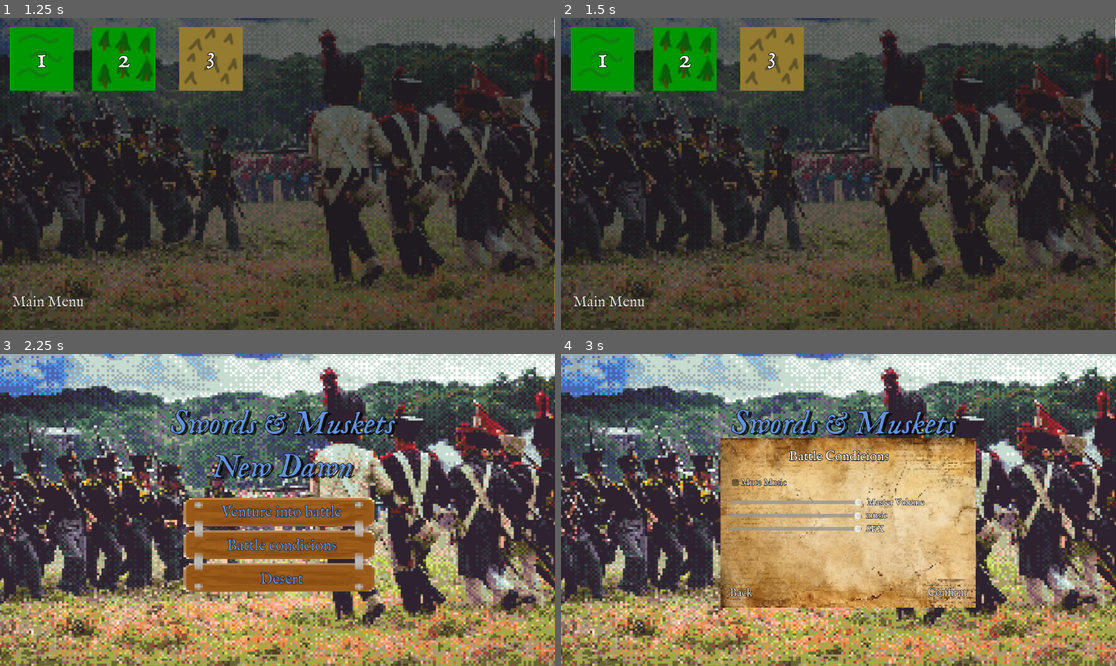
Above: before the commit, frames 1-4 (two rows, left to right).
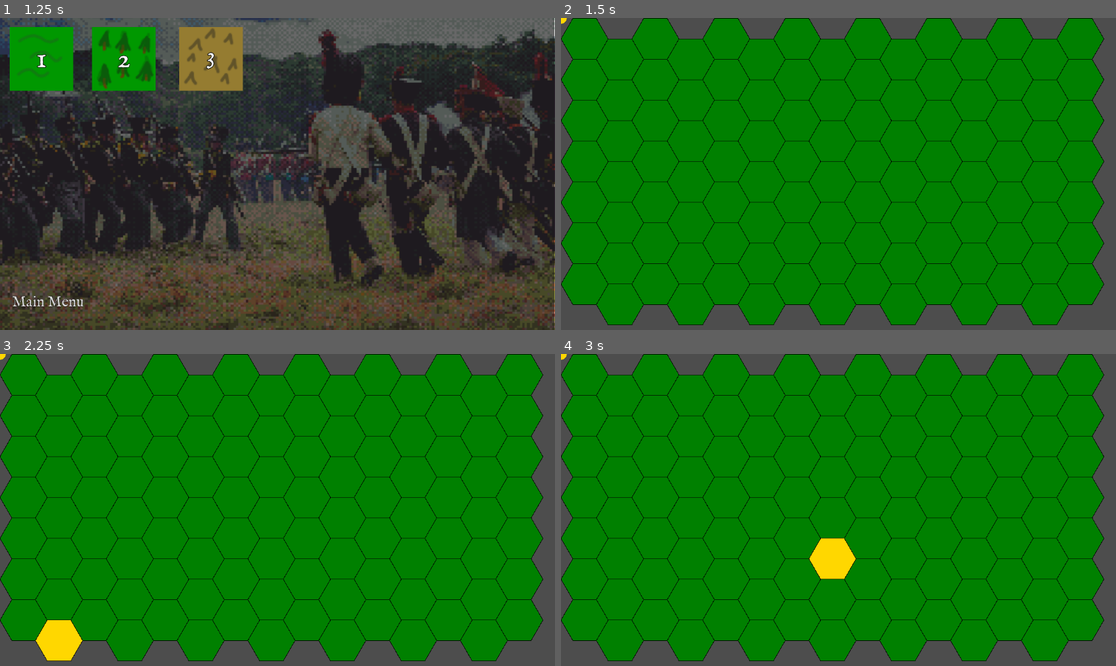
Above: after the commit, the same moments.

Repository: Fantom-360/mSND-godot
Game: Godot game, scene res://start.tscn
Two runs of this game, one before a commit and one after it. Both use one fixed random seed, a clock stepped at 60 frames per second and the inputs below.
Inputs (mouse positions are in pixels of both pictures, inside the frame that each line leads up to):
- Up to frame 1 (1.25 s): click "Venture into battle" at 0.5 s
- Up to frame 2 (1.5 s): click "1" at 1.25 s
- Up to frame 3 (2.25 s): click (49, 637) at 2 s, where only the run before the commit has a clickable "Main Menu"
- Up to frame 4 (3 s): click (844, 544) at 2.75 s, where only the run before the commit has a clickable "Battle condicions"

Frame 1 is identical in both runs. In frame 2, 93% of the frame differs, in the area x 0-100%, y 0-100%; in frame 3, 100%; in frame 4, 100%.

Commit message:
update

Diff:
--- a/UI_control_scenes/UI_scripts/campain_menu.gd
+++ b/UI_control_scenes/UI_scripts/campain_menu.gd
@@ -6,7 +6,7 @@
 
 
 func _on_level_1_button_up() -> void:
-	pass # Replace with function body.
+	get_tree().change_scene_to_file("res://leves/level1/level_1.tscn")
 
 
 func _on_level_2_button_up() -> void:
--- a/hex_map.gd
+++ /dev/null
@@ -1,28 +0,0 @@
-extends Node2D
-
-@export var map_size: int = 4
-@export var hex_size: float = 64.0
-@export var hex_scene: PackedScene
-var hex_width = 3/2 * hex_size
-var hex_height = sqrt(3) * hex_size
-var hex_offset_x = 3/4 * hex_width
-var hex_offset_y = hex_height
-
-func _ready():
-	if hex_scene == null:
-		hex_scene = load("res://hex_tile.tscn")
-	generate_map()
-
-func axial_to_pixel(q: int, r: int) -> Vector2:
-	#var x = hex_offset_x * q + (hex_offset_x/3) * q
-	#var y = hex_offset_y * r
-	var x = hex_width * (q + 0.5 * (r % 2))   # stagger odd rows
-	var y = (3.0 / 2.0) * hex_size * r
-	return Vector2(x, y)
-
-func generate_map():
-	for q in range(map_size):
-		for r in range(map_size):
-			var hex_instance = hex_scene.instantiate()
-			hex_instance.position = axial_to_pixel(q, r)
-			add_child(hex_instance)
--- a/hex_map.tscn
+++ /dev/null
@@ -1,6 +0,0 @@
-[gd_scene load_steps=2 format=3 uid="uid://b6efq0mw4wrw4"]
-
-[ext_resource type="Script" uid="uid://cj5kjfsfbn1kl" path="res://hex_map.gd" id="1_dr57p"]
-
-[node name="HexMap" type="Node2D"]
-script = ExtResource("1_dr57p")
--- a/hex_tile.tscn
+++ /dev/null
@@ -1,57 +0,0 @@
-[gd_scene load_steps=6 format=3 uid="uid://c6bm4dimxng7j"]
-
-[ext_resource type="Texture2D" uid="uid://7kroj5grg4rl" path="res://assests/plains_spr.png" id="1_2crfn"]
-[ext_resource type="Script" uid="uid://cykknbxkw4kfv" path="res://node_2d.gd" id="2_pmlg5"]
-
-[sub_resource type="Shader" id="Shader_pmlg5"]
-code = "shader_type canvas_item;
-
-uniform float radius = 0.5;
-
-void fragment() {
-	// Called for every pixel the material is visible on.
-	//convert UV from 0-1 to -1-1 range
-	vec2 uv = (UV - 0.5) * 2.0;
-
-	//hex distance func
-	vec2 abs_uv = abs(uv);
-	float a = max(abs_uv.x * 0.866025 + abs_uv.y * 0.5, abs_uv.y);
-
-	//discard pixels outrside the hex radius
-	if (a > radius) {
-		discard;
-	}
-
-	COLOR = texture(TEXTURE, UV);
-
-}
-
-//void light() {
-//	// Called for every pixel for every light affecting the CanvasItem.
-//	// Uncomment to replace the default light processing function with this one.
-//}
-"
-
-[sub_resource type="ShaderMaterial" id="ShaderMaterial_5stwb"]
-shader = SubResource("Shader_pmlg5")
-shader_parameter/radius = 0.8
-
-[sub_resource type="ConvexPolygonShape2D" id="ConvexPolygonShape2D_jjpf7"]
-points = PackedVector2Array(34.343624, 8.3973465, 25.284958, -25.410057, -9.058667, -33.807404, -34.602444, -9.363274, -25.284958, 25.410057, 9.058667, 33.807404)
-
-[node name="HexTile" type="Node2D"]
-
-[node name="Sprite2D" type="Sprite2D" parent="."]
-material = SubResource("ShaderMaterial_5stwb")
-scale = Vector2(1.176923, 1.176923)
-texture = ExtResource("1_2crfn")
-
-[node name="CollisionShape2D" type="CollisionShape2D" parent="."]
-position = Vector2(0, 3.8146973e-06)
-rotation = -1.3089969
-shape = SubResource("ConvexPolygonShape2D_jjpf7")
-
-[node name="Node2D" type="Node2D" parent="."]
-script = ExtResource("2_pmlg5")
-hex_size = 36.0
-border_thickness = 1.5
--- /dev/null
+++ b/leves/level1/city/city.gd
@@ -0,0 +1 @@
+extends Node2D
--- /dev/null
+++ b/leves/level1/city/city.tscn
@@ -0,0 +1,7 @@
+[gd_scene format=3 uid="uid://bcja7kmscvt2y"]
+
+[node name="City" type="Node2D"]
+
+[node name="ColorRect" type="ColorRect" parent="."]
+offset_right = 40.0
+offset_bottom = 40.0
--- /dev/null
+++ b/leves/level1/game_logic.gd
@@ -0,0 +1,114 @@
+extends Node
+#game logic script
+
+var grid := {}  #{ Vector2i(q, r): true}
+var units := [] # list of unit nodes
+const MAP_PATH := "user://maps/level1.json"
+@onready var hex_overlay := get_parent().get_node("HexOverlay")
+var selected_unit = null
+const NEIGHBORS_EVEN = [
+	Vector2i(+1, 0), Vector2i(+1, -1),
+	Vector2i(0, -1), Vector2i(-1, -1),
+	Vector2i(-1, 0), Vector2i(0, +1)
+]
+
+const NEIGHBORS_ODD = [
+	Vector2i(+1, +1), Vector2i(+1, 0),
+	Vector2i(0, -1), Vector2i(-1, 0),
+	Vector2i(-1, +1), Vector2i(0, +1)
+]
+
+
+func _ready() -> void:
+	generate_grid()
+	#if map_file_exists():
+		#load_map()
+	#else:
+		#generate_grid()
+		#save_map()
+
+func get_neighbors(h: Vector2i) -> Array:
+	var dirs = NEIGHBORS_ODD if h.x % 2 == 1 else NEIGHBORS_EVEN
+	var result := []
+
+	for d in dirs:
+		var n = h + d
+		if grid.has(n):
+			result.append(n)
+
+	return result
+
+func generate_grid():
+	for q in range(15):
+		for r in range(7):
+			grid[Vector2i(q, r)] = {
+				"q": q,
+				"r": r,
+				"walkable": true,
+				"unit": null
+			}
+
+func register_unit(unit):
+	units.append(unit)
+	grid[unit.hex]["unit"] = unit
+
+func spawn_unit(hex: Vector2i):
+	var unit = preload("res://leves/level1/units/unit.tscn").instantiate()
+	unit.hex = hex
+	get_parent().get_node("Units").add_child(unit)
+	register_unit(unit)
+
+func load_map():
+	grid.clear()
+
+	var file = FileAccess.open(MAP_PATH, FileAccess.READ)
+	var data = JSON.parse_string(file.get_as_text())
+	file.close()
+
+	for hex_data in data["hexes"]:
+		var h = Vector2i(hex_data["q"], hex_data["r"])
+		grid[h] = {
+			"q": h.x,
+			"r": h.y,
+			"walkable": hex_data["walkable"],
+			"unit": null
+		}
+
+func save_map():
+	var data := {}
+	data["hexes"] = []
+
+	for h in grid.keys():
+		data["hexes"].append({
+			"q": h.x,
+			"r": h.y,
+			"walkable": grid[h]["walkable"]
+		})
+	DirAccess.make_dir_recursive_absolute("user://maps")
+
+	var file = FileAccess.open(MAP_PATH, FileAccess.WRITE)
+	file.store_string(JSON.stringify(data))
+	file.close()
+
+func map_file_exists():
+	return FileAccess.file_exists(MAP_PATH)
+
+func update_unit_pos():
+	for unit in units:
+		unit.move_to_hex(unit.hex)
+
+func select_unit(unit):
+	selected_unit = unit
+	hex_overlay.reachable_hexes = get_neighbors(unit.hex)
+	hex_overlay.queue_redraw()
+
+func clear_selection():
+	selected_unit = null
+	hex_overlay.reachable_hexes.clear()
+	hex_overlay.queue_redraw()
+
+func on_hex_clicked(hex: Vector2i):
+	if grid[hex]["unit"] != null:
+		select_unit(grid[hex]["unit"])
+	else:
+		clear_selection()
--- /dev/null
+++ b/leves/level1/hex_overlay.gd
@@ -0,0 +1,123 @@
+extends Node2D
+#hex_overlay script
+
+const HEX_SIZE := 49
+@onready var logic := get_parent().get_node("GameLogic")
+var hex_offset_x = 3.0/4.0 * ((3.0/2.0) * HEX_SIZE)
+var hex_offset_y =  sqrt(3) * HEX_SIZE
+var start_pos = Vector2(HEX_SIZE, ((sqrt(3)* HEX_SIZE) / 2) + 1)
+var selected_hex: Vector2i = Vector2i(-999, -999)
+var hovered_hex : Vector2i = Vector2i(-999, -999)
+var hex_centers := {} # Vector2i -> Vector
+var reachable_hexes: Array[Vector2i] = []
+
+
+func get_col_width() -> float:
+	return hex_offset_x + hex_offset_x / 3
+
+func get_row_height() -> float:
+	return hex_offset_y
+
+func _draw():
+	for h in logic.grid.keys():
+		var center = hex_to_pixel(h)
+
+		var color = Color.WEB_GREEN
+		var railing_color = Color.BLACK
+		var railing_magnitude = 1
+
+		if h == selected_hex:
+			color = Color.GOLD
+		elif h == hovered_hex:
+			railing_color = Color.BLUE
+			railing_magnitude = 2
+		if reachable_hexes.has(h):
+			color = Color.CORNFLOWER_BLUE
+
+		draw_polygon(hex_points(center),PackedColorArray([color]))
+		draw_polyline(hex_points(center), railing_color, railing_magnitude)
+
+func hex_to_pixel(h: Vector2i) -> Vector2:
+	var x = start_pos.x + hex_offset_x * h.x + hex_offset_x/3 * h.x
+	var y = start_pos.y + hex_offset_y * h.y
+
+	if h.x % 2 == 1:
+		y += hex_offset_y/2
+
+	return Vector2(x, y)
+
+func pixel_to_hex(pos: Vector2) -> Vector2i:
+	var px = pos.x - start_pos.x
+	var py = pos.y - start_pos.y
+	var col = int(round(px / get_col_width()))
+
+	if col % 2 == 1:
+		py -= hex_offset_y / 2
+
+	var row = int(round(py / get_row_height()))
+
+	return Vector2i(col, row)
+
+func hex_points(center: Vector2) -> PackedVector2Array:
+	var pts := PackedVector2Array()
+	for i in range(6):
+		var angle = deg_to_rad(60 * i)
+		var point_x = center.x + HEX_SIZE * cos(angle)
+		var point_y = center.y + HEX_SIZE * sin(angle)
+
+		pts.append(Vector2(point_x, point_y))
+
+	pts.append(pts[0])
+	return pts
+
+func axial_round(frac: Vector2) -> Vector2i:
+
+	var x = frac.x
+	var z = frac.y
+	var y = -x - z
+
+	var rx = round(x)
+	var ry = round(y)
+	var rz = round(z)
+
+	var x_diff = abs(rx - x)
+	var y_diff = abs(ry - y)
+	var z_diff = abs(rz - z)
+
+	if z_diff > y_diff and x_diff > z_diff:
+		rx = -ry - rz
+	elif y_diff > z_diff:
+		ry = -rx - rz
+	else:
+		rz = -rx - ry
+
+	return Vector2(rx, rz)
+
+func _ready() -> void:
+	for h in logic.grid.keys():
+		hex_centers[h] = hex_to_pixel(h)
+
+func _input(event):
+	if event is InputEventMouseButton and event.pressed:
+		var mouse_pos = get_global_mouse_position()
+		var hex = pixel_to_hex(mouse_pos)
+		if logic.grid.has(hex):
+			if hex == selected_hex:
+				selected_hex = Vector2i(-999, -999)
+			else:
+				selected_hex = hex
+
+			queue_redraw()
+
+	if event is InputEventMouseMotion:
+		var mouse_pos = get_global_mouse_position()
+		var hex = pixel_to_hex(mouse_pos)
+
+		if logic.grid.has(hex):
+			if hex != hovered_hex:
+				hovered_hex = hex
+				queue_redraw()
+		else:
+			if hovered_hex != Vector2i(-999, -999):
+				hovered_hex = Vector2i(-999, -999)
+				queue_redraw()
--- /dev/null
+++ b/leves/level1/level_1.tscn
@@ -0,0 +1,18 @@
+[gd_scene load_steps=4 format=3 uid="uid://5osyhbdcxtx4"]
+
+[ext_resource type="Script" uid="uid://b1ik1p04ol84n" path="res://leves/level1/game_logic.gd" id="1_c1cq2"]
+[ext_resource type="Script" uid="uid://bo3oqddq2dpik" path="res://leves/level1/hex_overlay.gd" id="1_s0dnb"]
+[ext_resource type="Script" uid="uid://c8s4mjax1nfk3" path="res://leves/level1/unit.gd" id="2_mpcs8"]
+
+[node name="Level01" type="Node2D"]
+
+[node name="HexOverlay" type="Node2D" parent="."]
+script = ExtResource("1_s0dnb")
+
+[node name="units" type="Node2D" parent="."]
+
+[node name="unit" type="Node2D" parent="units"]
+script = ExtResource("2_mpcs8")
+
+[node name="GameLogic" type="Node" parent="."]
+script = ExtResource("1_c1cq2")
--- /dev/null
+++ b/leves/level1/unit.gd
@@ -0,0 +1,23 @@
+extends Node2D
+@onready var hex_overlay := get_parent().get_node("HexOverlay")
+var is_city := false
+
+
+#example unit
+var hex : Vector2i
+var move_points = 4
+var hp := 10
+var selected := false
+
+func _draw():
+	if selected:
+		draw_circle(Vector2.ZERO, 16, Color.RED)
+	draw_circle(Vector2.ZERO, 12, Color.GOLD)
+
+func move_to_hex(h: Vector2i, world_pos: Vector2):
+	hex = h
+	position = world_pos
+
+func set_selected(value: bool):
+	selected = value
+	queue_redraw()
--- /dev/null
+++ b/leves/level1/units/unit.tscn
@@ -0,0 +1,16 @@
+[gd_scene format=3 uid="uid://d1u0wvwbtvj0w"]
+
+[node name="Node2D" type="Node2D"]
+
+[node name="ColorRect" type="ColorRect" parent="."]
+anchors_preset = 8
+anchor_left = 0.5
+anchor_top = 0.5
+anchor_right = 0.5
+anchor_bottom = 0.5
+offset_left = -20.0
+offset_top = -20.0
+offset_right = 20.0
+offset_bottom = 20.0
+grow_horizontal = 2
+grow_vertical = 2
--- a/node_2d.gd
+++ /dev/null
@@ -1,24 +0,0 @@
-extends Node2D
-
-@export var r: int = 0
-@export var tile_type: String = "plain"
-
-@export var hex_size: float = 64.0
-@export var border_color: Color = Color.BLACK
-@export var border_thickness: float = 2.0
-@export var inset: float = 2.0  # how much to pull the border inward
-
-func _ready():
-	queue_redraw()  # triggers the _draw() function
-
-func _draw():
-	var radius = hex_size - inset
-	var points = []
-	for i in range(6):
-		var angle = deg_to_rad(60 * i)  # flat-topped hex
-		points.append(Vector2(radius * cos(angle), radius * sin(angle)))
-
-	for i in range(6):
-		var p1 = points[i]
-		var p2 = points[(i + 1) % 6]
-		draw_line(p1, p2, border_color, border_thickness)
--- a/sprite_2d.gd
+++ /dev/null
@@ -1 +0,0 @@
-extends Sprite2D
--- a/start.tscn
+++ b/start.tscn
@@ -123,7 +123,6 @@
 
 [node name="OptionLayer" type="Control" parent="."]
 layout_mode = 1
-anchors_preset = 0
 offset_left = 331.0
 offset_top = 174.0
 offset_right = 372.0
Not shown, removed: hex_map.gd.uid
Not shown, added: leves/level1/city/city.gd.uid
Not shown, added: leves/level1/game_logic.gd.uid
Not shown, added: leves/level1/hex_overlay.gd.uid
Not shown, added: leves/level1/unit.gd.uid
Not shown, removed: node_2d.gd.uid
Not shown, removed: sprite_2d.gd.uid
